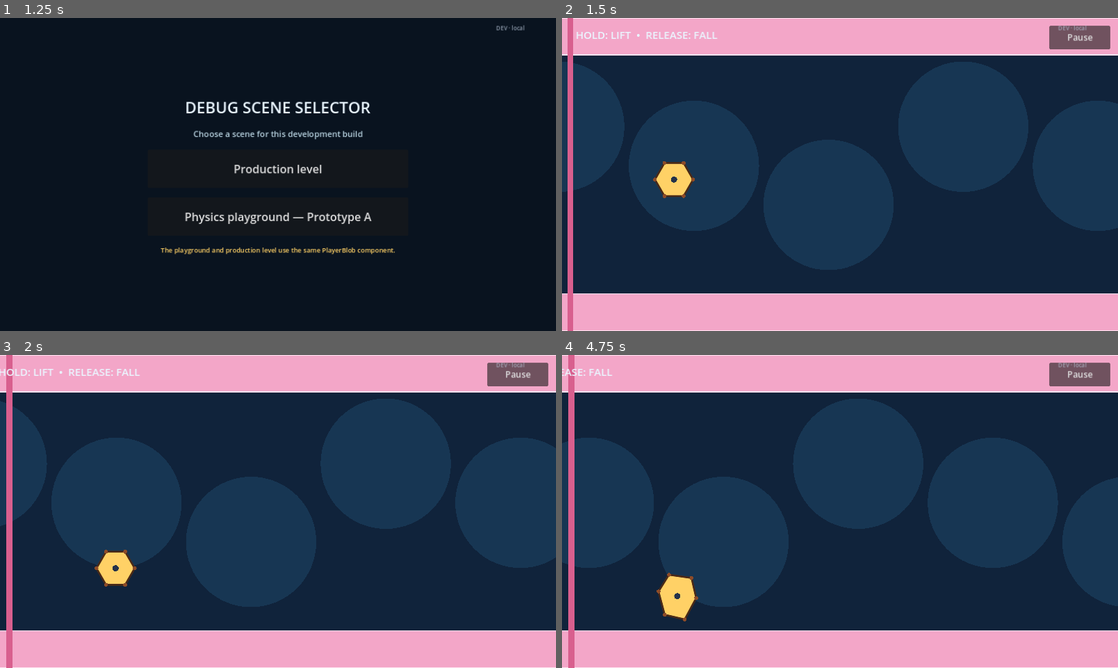
Above: before the commit, frames 1-4 (two rows, left to right).
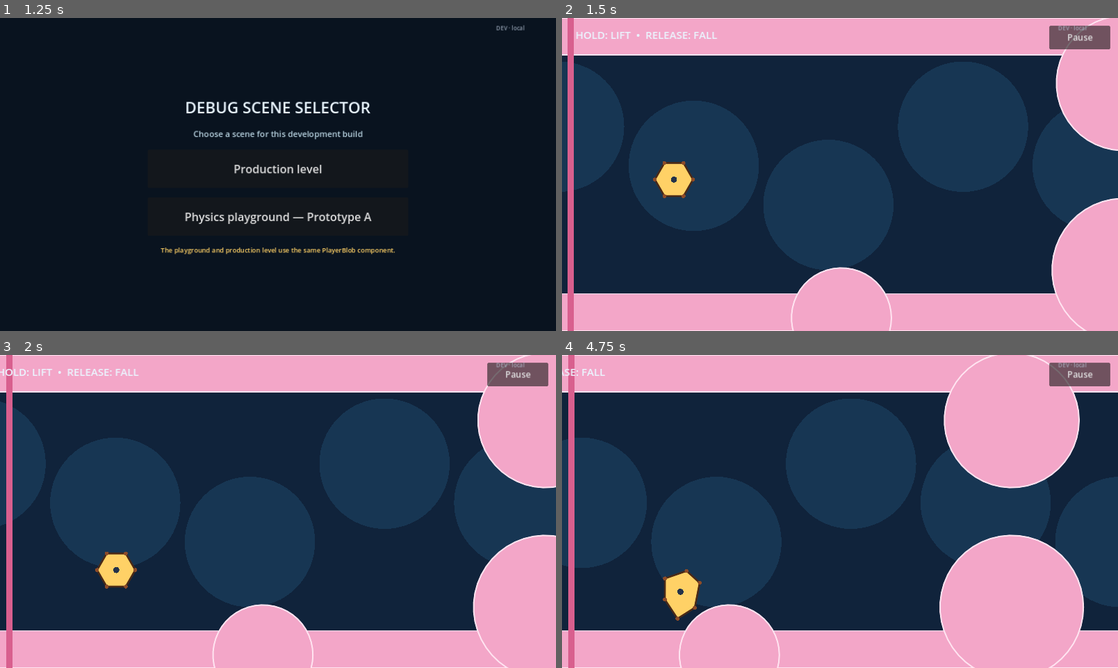
Above: after the commit, the same moments.

Repository: ted7007/test-ai-game
Game: Godot game, scene res://debug_launcher.tscn
The game is run twice, just before and just after one commit, with the same random seed, the same clock (stepped at 60 frames per second) and the same inputs.
Inputs (mouse positions are in pixels of both pictures, inside the frame that each line leads up to):
- Up to frame 1 (1.25 s): click "DEV · local" at 0.5 s
- Up to frame 2 (1.5 s): click "Production level" at 1.25 s
- Up to frame 3 (2 s): no input
- Up to frame 4 (4.75 s): click "DEV · local" at 2 s; click "DEV · local" at 2.75 s; click "DEV · local" at 3.5 s; tap Enter at 4.25 s; move the mouse to (962, 495) at 4.27 s; hold Space (fly) from 4.28 s (still down); click (962, 495) at 4.42 s

Frame 1 is identical in both runs. In frame 2, 7.2% of the frame differs, in the area x 2-100%, y 0-100%; in frame 3, 9.4%; in frame 4, 15%, in the area x 0-94%, y 0-100%.
Error in both runs: Invalid assignment of property or key 'max_length' with value of type 'float' on a base object of type 'DampedSpringJoint2D'. (res://player/player_blob.gd:207)

Commit message:
Tighten Level 01 pacing and Split route

Diff:
--- a/main.gd
+++ b/main.gd
@@ -1,11 +1,11 @@
 extends Node2D
 
 const VIEW := Vector2(1280.0, 720.0)
-const WORLD_WIDTH := 17500.0
+const WORLD_WIDTH := 9800.0
 const FLOOR_Y := 635.0
 const CEILING_HEIGHT := 85.0
 const HALF_VIEW_WIDTH := 640.0
-const FINISH_X := 17200.0
+const FINISH_X := 9500.0
 const LEFT_WALL_INSET := 20.0
 const FALL_DEATH_Y := 820.0
 const INITIAL_PLAYER_POSITION := Vector2(260.0, 360.0)
@@ -16,10 +16,10 @@
 const PAUSE_MENU_SCENE := preload("res://ui/pause_menu.tscn")
 
 @export_category("Camera pacing")
-@export_range(0.0, 300.0, 5.0, "suffix:px/s") var camera_base_scroll_speed := 75.0
-@export_range(0.0, 500.0, 10.0, "suffix:px") var camera_catchup_start_distance := 180.0
-@export_range(0.0, 3.0, 0.05) var camera_catchup_gain := 0.75
-@export_range(55.0, 500.0, 5.0, "suffix:px/s") var camera_max_scroll_speed := 260.0
+@export_range(0.0, 300.0, 5.0, "suffix:px/s") var camera_base_scroll_speed := 80.0
+@export_range(0.0, 500.0, 10.0, "suffix:px") var camera_catchup_start_distance := 170.0
+@export_range(0.0, 3.0, 0.05) var camera_catchup_gain := 0.80
+@export_range(55.0, 500.0, 5.0, "suffix:px/s") var camera_max_scroll_speed := 275.0
 
 @onready var camera: Camera2D = $Camera2D
 
@@ -232,57 +232,38 @@
 	var terrain_color := Color("f3a6c8")
 	_add_rect("Ceiling", Rect2(0, 0, WORLD_WIDTH, CEILING_HEIGHT), Color("f3a6c8"))
 	# The floor is interrupted once late in the level by a forgiving recovery gap.
-	_add_rect("FloorBeforeGap", Rect2(0, FLOOR_Y, 13200, 85), terrain_color)
-	_add_rect("FloorAfterGap", Rect2(14500, FLOOR_Y, WORLD_WIDTH - 14500, 85), terrain_color)
+	_add_rect("FloorBeforeGap", Rect2(0, FLOOR_Y, 7600, 85), terrain_color)
+	_add_rect("FloorAfterGap", Rect2(8350, FLOOR_Y, WORLD_WIDTH - 8350, 85), terrain_color)
 
 	# Safe introduction: open flight, a shallow floor contact, then one required
 	# rounded squeeze which cannot trigger Split.
-	_add_round_obstacle("IntroFloorBump", Vector2(1750, 690), 115.0, terrain_color)
-	_add_round_obstacle("RequiredSqueezeTop", Vector2(3300, 150), 155.0, terrain_color)
-	_add_round_obstacle("RequiredSqueezeBottom", Vector2(3300, 580), 165.0, terrain_color)
-
-	# Noticeable optional Split route. A full-size blob can take the open upper
-	# bypass; committing to the lower funnel produces two children reliably.
-	_add_rect("SplitRouteRoof", Rect2(4650, 285, 580, 30), terrain_color)
-	_add_polygon("SplitRouteSpikeTop", PackedVector2Array([
-		Vector2(5160, 438),
-		Vector2(5230, 420),
-		Vector2(5230, 456),
-	]), terrain_color)
-	_add_polygon("SplitRouteSpikeMiddle", PackedVector2Array([
-		Vector2(5160, 475),
-		Vector2(5230, 456),
-		Vector2(5230, 494),
-	]), terrain_color)
-	_add_polygon("SplitRouteSpikeBottom", PackedVector2Array([
-		Vector2(5160, 512),
-		Vector2(5230, 494),
-		Vector2(5230, 530),
-	]), terrain_color)
-	_add_rect("SplitRouteSeparator", Rect2(5230, 420, 1970, 110), terrain_color)
-	_add_rect("SplitRouteGateTop", Rect2(5350, 315, 40, 20), terrain_color)
-	_add_rect("SplitRouteGateBottom", Rect2(5350, 615, 40, 20), terrain_color)
-
-	# The children receive different but forgiving contacts before their paths
-	# reunite: a soft overhead brush above and a short floor drag below.
-	_add_round_obstacle("UpperRouteBrush", Vector2(6200, 285), 45.0, terrain_color)
-	_add_round_obstacle("LowerRouteRise", Vector2(6400, 660), 55.0, terrain_color)
-	_add_round_obstacle("SplitRouteMergeCap", Vector2(7200, 475), 55.0, terrain_color)
+	_add_round_obstacle("IntroFloorBump", Vector2(650, 690), 115.0, terrain_color)
+	_add_round_obstacle("RequiredSqueezeTop", Vector2(1300, 150), 155.0, terrain_color)
+	_add_round_obstacle("RequiredSqueezeBottom", Vector2(1300, 580), 165.0, terrain_color)
+
+	# The spike array is visible immediately: the high route remains an optional
+	# full-size bypass, while the three 80–90 px lanes only fit Split children.
+	_add_spiked_row("SplitRowTop", 2350.0, 2450.0, 300.0, 25.0, 4000.0, terrain_color)
+	_add_spiked_row("SplitRowMiddle", 2350.0, 2450.0, 415.0, 25.0, 4000.0, terrain_color)
+	_add_spiked_row("SplitRowBottom", 2350.0, 2450.0, 530.0, 25.0, 4000.0, terrain_color)
+	_add_round_obstacle("SplitRowTopCap", Vector2(4000, 312.5), 12.5, terrain_color)
+	_add_round_obstacle("SplitRowMiddleCap", Vector2(4000, 427.5), 12.5, terrain_color)
+	_add_round_obstacle("SplitRowBottomCap", Vector2(4000, 542.5), 12.5, terrain_color)
 
 	# Shared physical playground for either the full-size blob or both children.
 	# Wide alternating shapes encourage edge contacts and recovery without a
 	# precision route or a mandatory death.
-	_add_round_obstacle("SharedFloorRoll", Vector2(8500, 675), 125.0, terrain_color)
-	_add_round_obstacle("SharedCeilingDrift", Vector2(9450, 55), 175.0, terrain_color)
-	_add_round_obstacle("SharedSqueezeTop", Vector2(10600, 150), 145.0, terrain_color)
-	_add_round_obstacle("SharedSqueezeBottom", Vector2(10600, 610), 145.0, terrain_color)
-	_add_round_obstacle("SharedRecoveryHill", Vector2(11750, 665), 170.0, terrain_color)
-	_add_round_obstacle("SharedCeilingExit", Vector2(12500, 115), 160.0, terrain_color)
+	_add_round_obstacle("SharedFloorRoll", Vector2(4650, 675), 125.0, terrain_color)
+	_add_round_obstacle("SharedCeilingDrift", Vector2(5300, 55), 175.0, terrain_color)
+	_add_round_obstacle("SharedSqueezeTop", Vector2(5950, 150), 145.0, terrain_color)
+	_add_round_obstacle("SharedSqueezeBottom", Vector2(5950, 610), 145.0, terrain_color)
+	_add_round_obstacle("SharedRecoveryHill", Vector2(6650, 665), 170.0, terrain_color)
+	_add_round_obstacle("SharedCeilingExit", Vector2(7200, 115), 160.0, terrain_color)
 
 	# Rounded lips make the late floor gap readable. Holding lift provides ample
 	# recovery time; the final stretch after it is intentionally calm.
-	_add_round_obstacle("RecoveryGapEntry", Vector2(13180, 675), 80.0, terrain_color)
-	_add_round_obstacle("RecoveryGapExit", Vector2(14520, 675), 80.0, terrain_color)
+	_add_round_obstacle("RecoveryGapEntry", Vector2(7580, 675), 80.0, terrain_color)
+	_add_round_obstacle("RecoveryGapExit", Vector2(8370, 675), 80.0, terrain_color)
 
 func _add_rect(body_name: String, rect: Rect2, color: Color) -> void:
 	var body := StaticBody2D.new()
@@ -308,6 +289,15 @@
 	add_child(body)
 	_terrain_guides.append(points)
 	_terrain_colors.append(color)
+
+func _add_spiked_row(body_name: String, tip_x: float, base_x: float, top_y: float, height: float, end_x: float, color: Color) -> void:
+	var middle_y := top_y + height * 0.5
+	_add_polygon("%sSpike" % body_name, PackedVector2Array([
+		Vector2(tip_x, middle_y),
+		Vector2(base_x, top_y),
+		Vector2(base_x, top_y + height),
+	]), color)
+	_add_rect("%sBeam" % body_name, Rect2(base_x, top_y, end_x - base_x, height), color)
 
 func _add_round_obstacle(body_name: String, center: Vector2, radius: float, color: Color) -> void:
 	var body := StaticBody2D.new()
--- a/player/player_blob.gd
+++ b/player/player_blob.gd
@@ -31,10 +31,10 @@
 @export_range(0.25, 1.0, 0.05) var small_blob_snag_delay_scale := 0.65
 
 @export_category("Movement")
-@export_range(0.0, 4000.0, 10.0) var forward_force := 360.0
+@export_range(0.0, 4000.0, 10.0) var forward_force := 380.0
 @export_range(0.0, 5000.0, 10.0) var lift_force := 1750.0
 @export_range(0.0, 3000.0, 10.0) var gravity := 980.0
-@export_range(20.0, 1200.0, 10.0, "suffix:px/s") var max_speed := 260.0
+@export_range(20.0, 1200.0, 10.0, "suffix:px/s") var max_speed := 275.0
 @export_range(0.0, 20.0, 0.1) var linear_damping := 1.2
 @export_range(0.0, 20.0, 0.1) var angular_damping := 4.0
 
Not shown, changed: LEVEL_01.md
